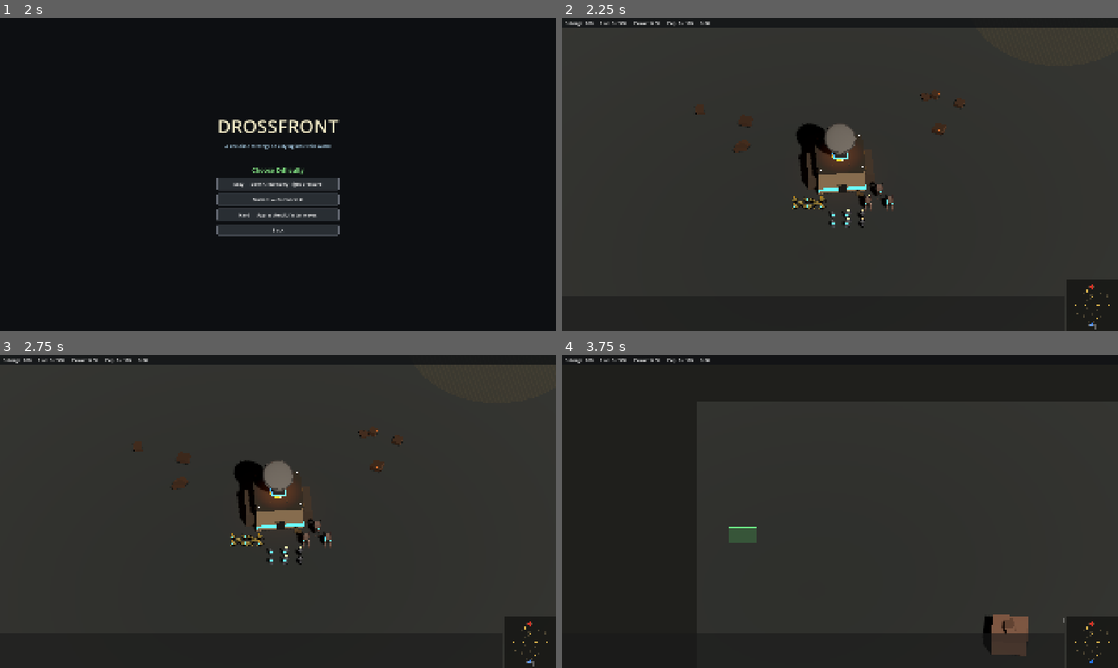
Above: before the commit, frames 1-4 (two rows, left to right).
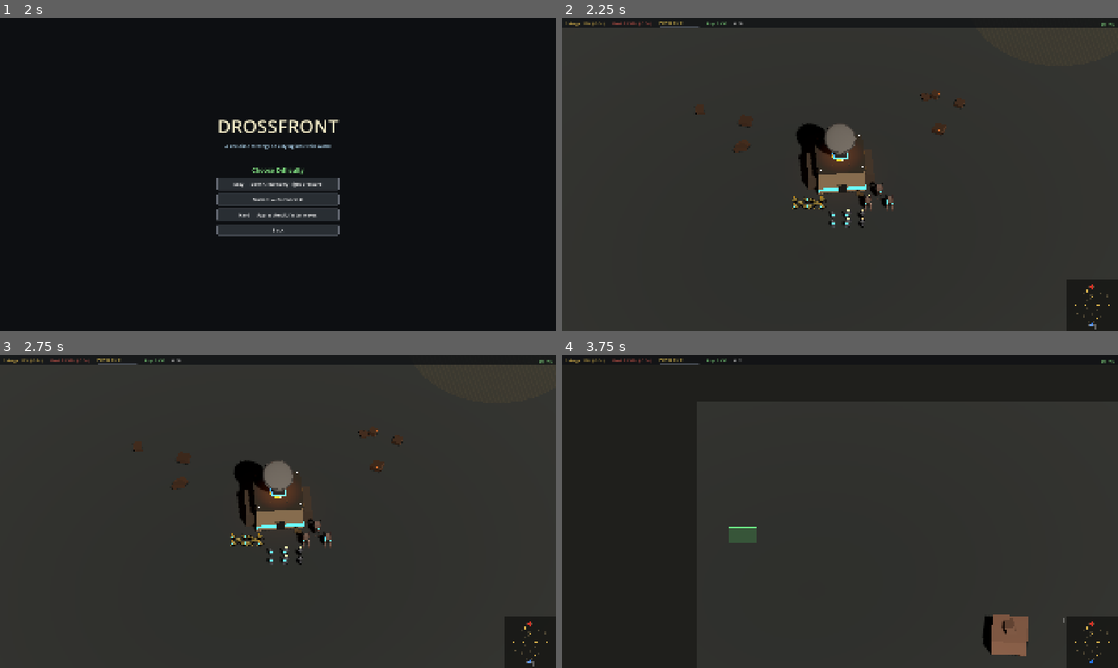
Above: after the commit, the same moments.

Repository: Alkhalim/DrossFront
Game: Godot game, scene res://scenes/main_menu.tscn
Two runs of this game, one before a commit and one after it. Both use one fixed random seed, a clock stepped at 60 frames per second and the inputs below.
Inputs (mouse positions are in pixels of both pictures, inside the frame that each line leads up to):
- Up to frame 1 (2 s): click "Play" at 0.5 s; click "1v1 — You vs one AI opponent" at 1.25 s
- Up to frame 2 (2.25 s): click "Easy — Slow AI economy, light…" at 2 s
- Up to frame 3 (2.75 s): no input
- Up to frame 4 (3.75 s): tap Enter at 2.75 s; drag from (1090, 642) to (895, 442) at 2.77 s; drag from (728, 527) to (812, 574) at 3.52 s

Frame 1 is identical in both runs. In frame 2, 0.3% of the frame differs, in the area x 0-100%, y 1-4%; in frame 3, 0.3%; in frame 4, 0.7%, in the area x 0-100%, y 1-97%.
Error before the commit: Parse Error: Cannot find member "POPULATION_CAP" in base "ResourceManager". (res://scripts/hud.gd:577)
Error after the commit: Invalid assignment of property or key 'extra_cull_margin' with value of type 'float' on a base object of type 'OmniLight3D'. (res://scripts/building.gd:168)

Commit message:
Fix POPULATION_CAP reference left over from pop-cap dynamic refactor
ResourceManager.POPULATION_CAP no longer exists — the cap moved to
the live  field that grows with infrastructure.
HUD's pop counter still referenced the constant, which broke the
script load.

Co-Authored-By: Claude Opus 4.7 (1M context) <noreply@anthropic.com>

Diff:
--- a/scripts/hud.gd
+++ b/scripts/hud.gd
@@ -573,9 +573,12 @@
 				fill_color = Color(0.4, 0.95, 0.4, 1.0)  # comfortable green
 			_power_bar_fill_style.bg_color = fill_color
 
-	# Population — yellow when >= 90%, red when capped.
-	var pop_pct: float = float(_resource_manager.population) / float(ResourceManager.POPULATION_CAP)
-	_pop_label.text = "Pop  %d / %d" % [_resource_manager.population, ResourceManager.POPULATION_CAP]
+	# Population — yellow when >= 90%, red when capped. Pop cap is now
+	# dynamic (base + production buildings) so we read the live field
+	# instead of the previous static constant.
+	var pop_cap: int = maxi(_resource_manager.population_cap, 1)
+	var pop_pct: float = float(_resource_manager.population) / float(pop_cap)
+	_pop_label.text = "Pop  %d / %d" % [_resource_manager.population, pop_cap]
 	if pop_pct >= 1.0:
 		_pop_label.add_theme_color_override("font_color", COLOR_WARN)
 	elif pop_pct >= 0.9:
